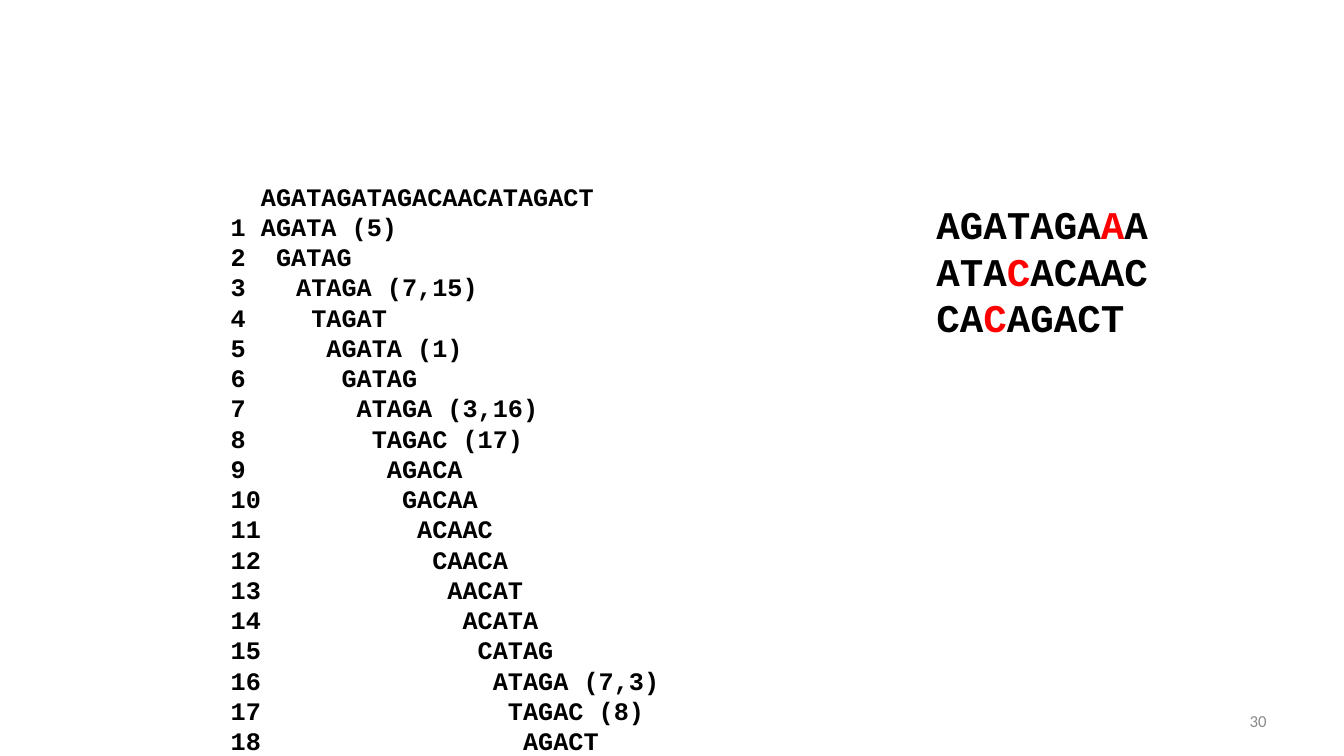
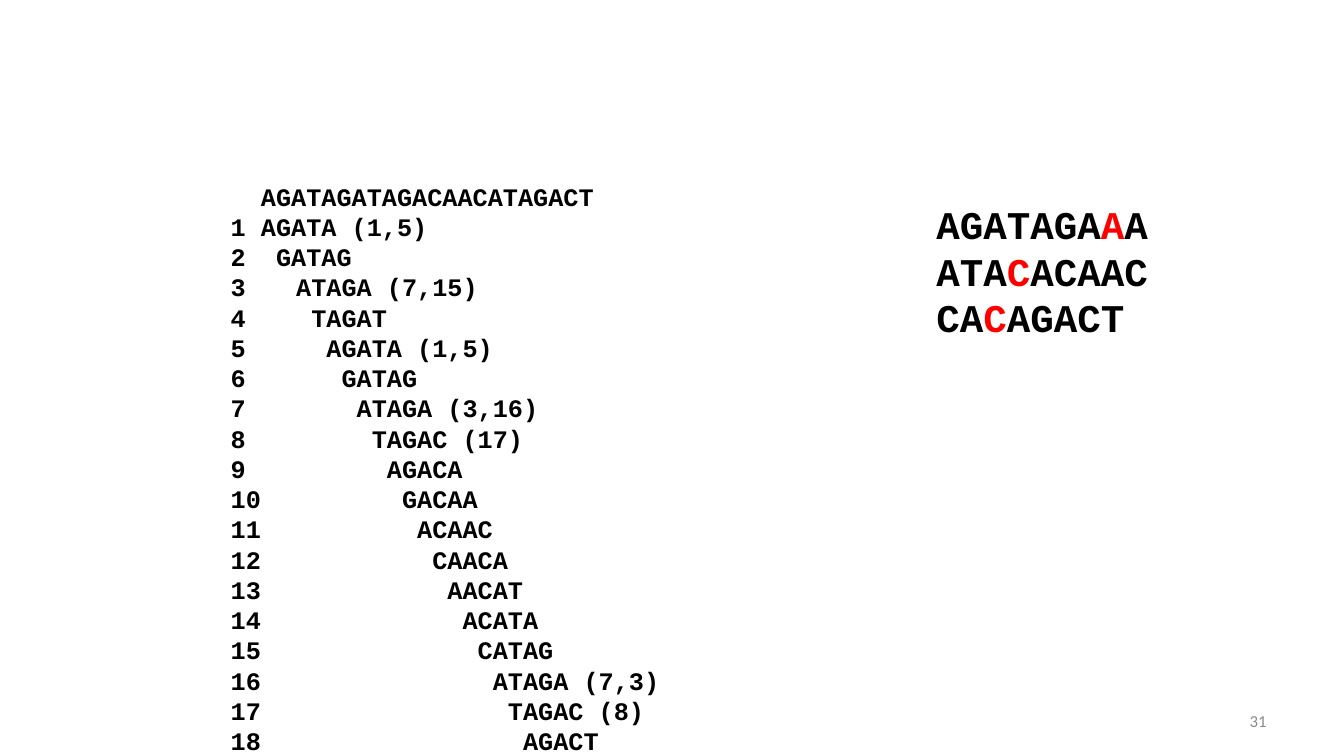
Before and after one commit to alekseyzimin/BME-Algorithms-for-Analysis-of-Genomic-Data, a slide deck: slide 31 of Fall 2026/Week 2 -- Probabilistic estimations, Sequence alignment, Minimizers.pptx (slide 30 before the commit). Drawn at 1344x756 pixels with LibreOffice and Linux fonts; fonts in the diff are those of the drawing; background and template pictures are left out. Boxes give left, top, right and bottom in pixels: in the first picture for what was removed or moved away, otherwise in the second. Text is boxed around its words. In the diff, an @@ line names an element or a change of style, - is before the commit and + after.

```diff
--- a/Fall 2026/Week 2 -- Probabilistic estimations, Sequence alignment, Minimizers.pptx
+++ b/Fall 2026/Week 2 -- Probabilistic estimations, Sequence alignment, Minimizers.pptx
@@ text at bbox=[231, 217, 428, 242]: text changed @@
-1 AGATA (5)
+1 AGATA (1,5)
@@ text at bbox=[326, 338, 493, 363]: text changed @@
-5 AGATA (1)
+5 AGATA (1,5)
@@ page number at bbox=[1250, 716, 1267, 727]: text changed @@
-30
+31
```
Also in this commit, not shown: 5 other slides changed, 1 slide added.
